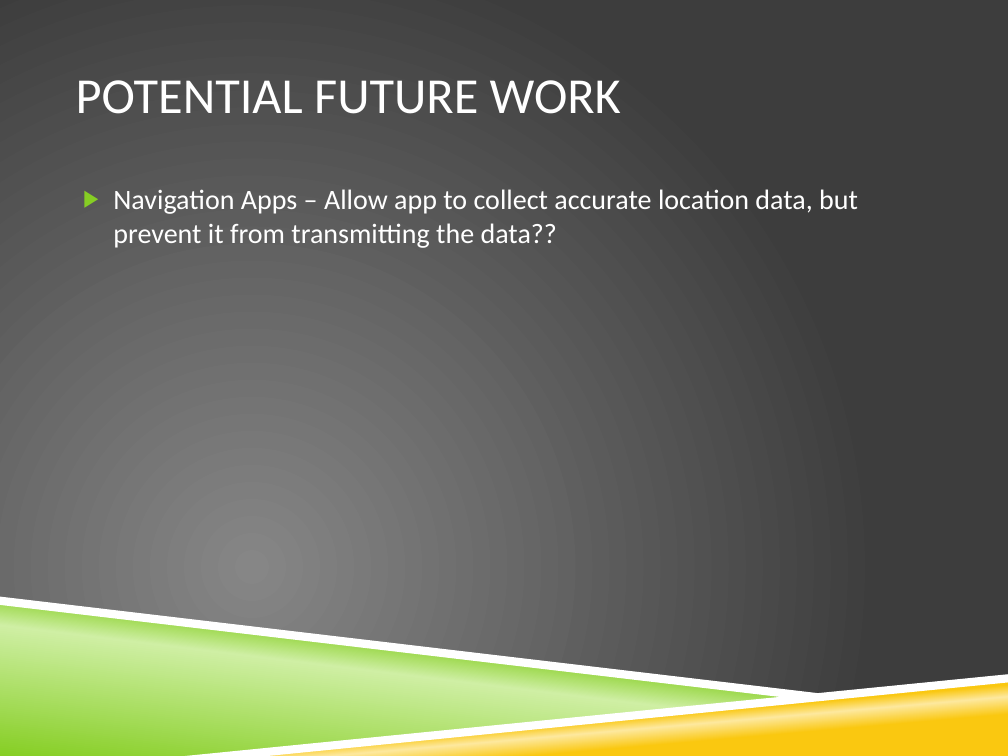
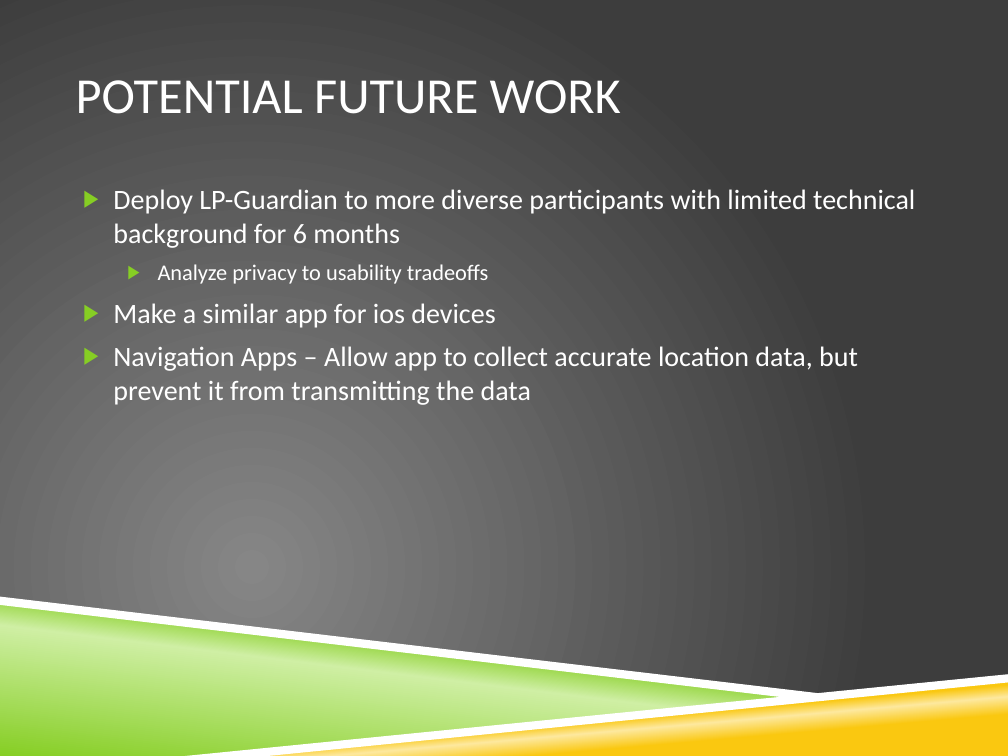
Before and after one commit to vfasburg/cse_825, a slide deck: slide 10 of PaperPresentation/Paper_Presentation_Fasburg_Reiff_Thomas.pptx. Drawn at 1008x756 pixels with LibreOffice and Linux fonts; fonts in the diff are those of the drawing; background and template pictures are left out. Boxes give left, top, right and bottom in pixels: in the first picture for what was removed or moved away, otherwise in the second. Text is boxed around its words. In the diff, an @@ line names an element or a change of style, - is before the commit and + after.

Commit message:
add some to my slides

```diff
--- a/PaperPresentation/Paper_Presentation_Fasburg_Reiff_Thomas.pptx
+++ b/PaperPresentation/Paper_Presentation_Fasburg_Reiff_Thomas.pptx
@@ text at bbox=[113, 189, 915, 405]: text changed @@
-▶ Navigation Apps – Allow app to collect accurate location data, but prevent it from transmitting the data??
+▶ Deploy LP-Guardian to more diverse participants with limited technical background for 6 months
+  ▶ Analyze privacy to usability tradeoffs
+▶ Make a similar app for ios devices
+▶ Navigation Apps – Allow app to collect accurate location data, but prevent it from transmitting the data
```
Also in this commit, not shown: 1 other slide changed.
